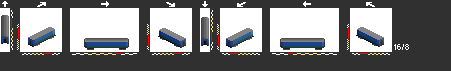
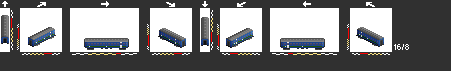
Revision of a layered 451×71 image; what changed, layer by layer:
showed "white stripe" over [50, 32, 362, 48]
showed "new dsb" over [36, 34, 368, 47]
showed "b" over [86, 43, 323, 45]
showed "a/b" over [4, 16, 383, 49]
